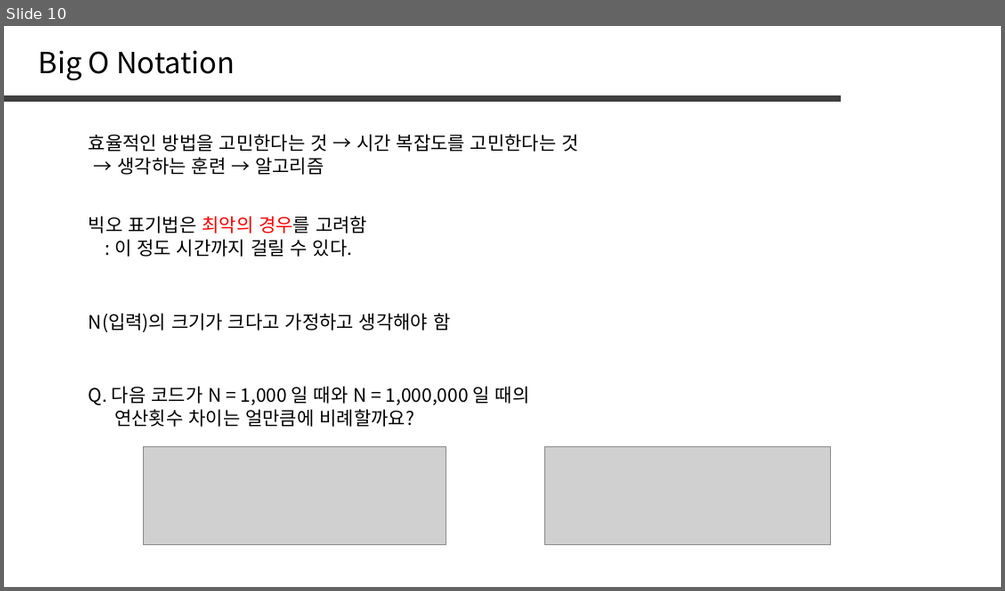
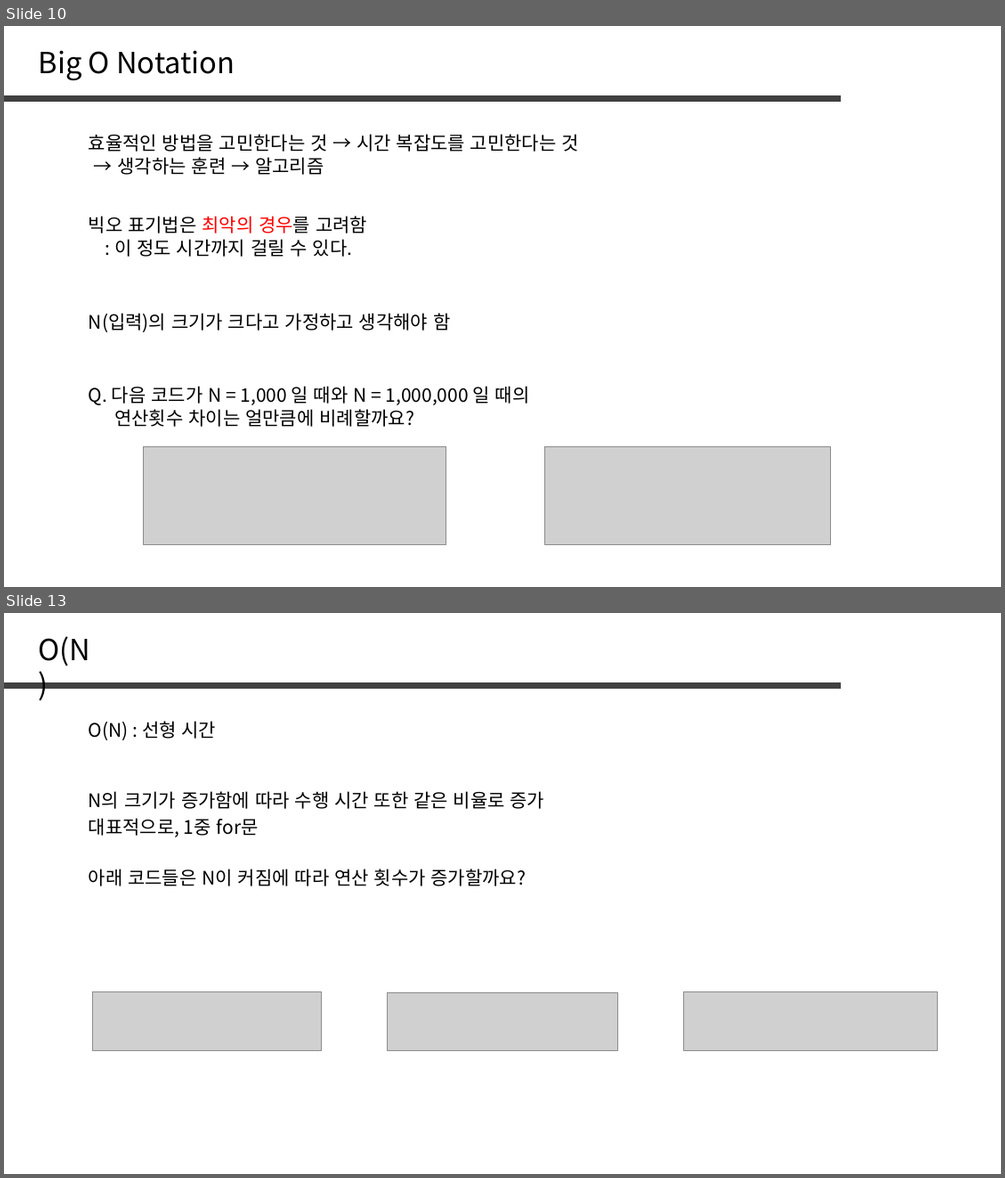
Before and after one commit to jaehoo1/PS-study, a slide deck: study/1_OT.pptx. Shown one above the other, each under a label of ours: slide 10 before the commit, slides 10 and 13 after it; the slides between them are not shown. The pictures are 1005x591 and 1005x1178 pixels, drawn with LibreOffice and Linux fonts; fonts in the diff are those of the drawing; grey boxes stand for pictures. Boxes give left, top, right and bottom in pixels: in the first picture for what was removed or moved away, otherwise in the second. Text is boxed around its words. In the diff, an @@ line names an element or a change of style, - is before the commit and + after.

```diff
--- a/study/1_OT.pptx
+++ b/study/1_OT.pptx
@@ slide 13 added at (4,613,1001,1174), background #FFFFFF @@
@@ text added at (39,636,91,666), 28 pt, text #000000 @@
+O(N)
@@ line added from (4, 686) to (841, 686), #404040 6 pt @@
@@ text added at (89,721,217,740), 18 pt, text #000000 @@
+O(N) : 선형 시간
@@ text added at (89,791,545,809), 18 pt, text #000000 @@
+N의 크기가 증가함에 따라 수행 시간 또한 같은 비율로 증가
@@ text added at (89,818,259,837), 18 pt, text #000000 @@
+대표적으로, 1중 for문
@@ text added at (89,868,526,886), 18 pt, text #000000 @@
+아래 코드들은 N이 커짐에 따라 연산 횟수가 증가할까요?
@@ picture added at (92,992,321,1051) @@
@@ picture added at (387,992,618,1051) @@
@@ picture added at (684,992,938,1051) @@
```
Also in this commit, not shown: 6 other slides added.
